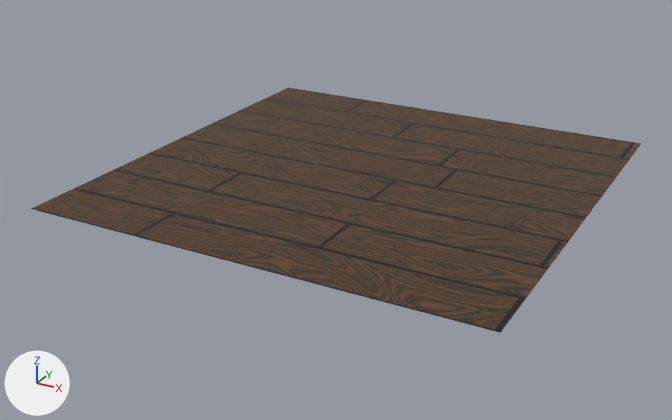
The Blender file OverCoocked/Assets/Models/suelo3.blend as it was, and as the next commit left it.
The view is the same before and after, from a 50 mm camera at (1.76, -3.44, 1.52) aimed at (-0.07, -0.11, -0.15). The lights are fixed; the arrows at lower left show +X, +Y and +Z.

Names of what the first picture shows: 'Plano'.
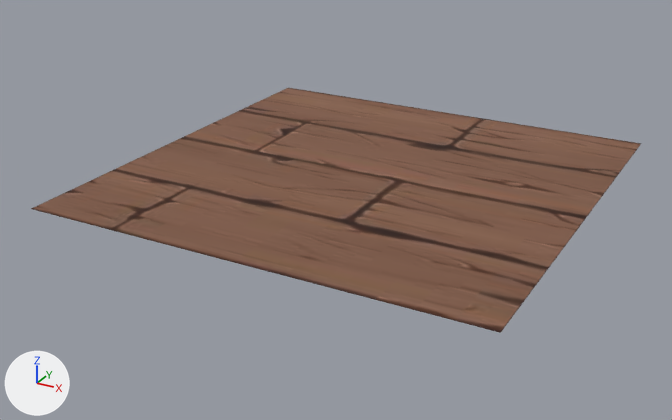
Where the change shows, as pixel boxes (x1, y1, x2, y2) in the pictures (672 x 420 px):
'Plano', recoloured, turned: (31, 88, 641, 333) in both

The change, as a list of edits to the scene's bpy script:
```text
Add img_textura_madera_3_jpg:
    img_textura_madera_3_jpg = load_image('textura madera 3.jpg', '_unpacked/textura_madera_3.jpg', 225, 225, 'sRGB')
Add mat_material:
    mat_material = principled_material('Material')
    mat_material.texture = img_textura_madera_3_jpg
    mat_material.roughness = 1.0
Change me_plano:
    where me_plano.from_pydata(...)  # 4 vertices, 1 face; spans x -1.0..1.0, y -1.0..1.0, z 0.0
    remove me_plano.materials.append(mat_madera)
    add me_plano.materials.append(mat_material)  # picture img_textura_madera_3_jpg
Change ob_plano:
    ob_plano.rotation_euler: (0.0, 0.0, 0.0) -> (0.0, 0.0, 1.571)  # degrees (0, 0, 0) -> degrees (0, 0, 90)
```
